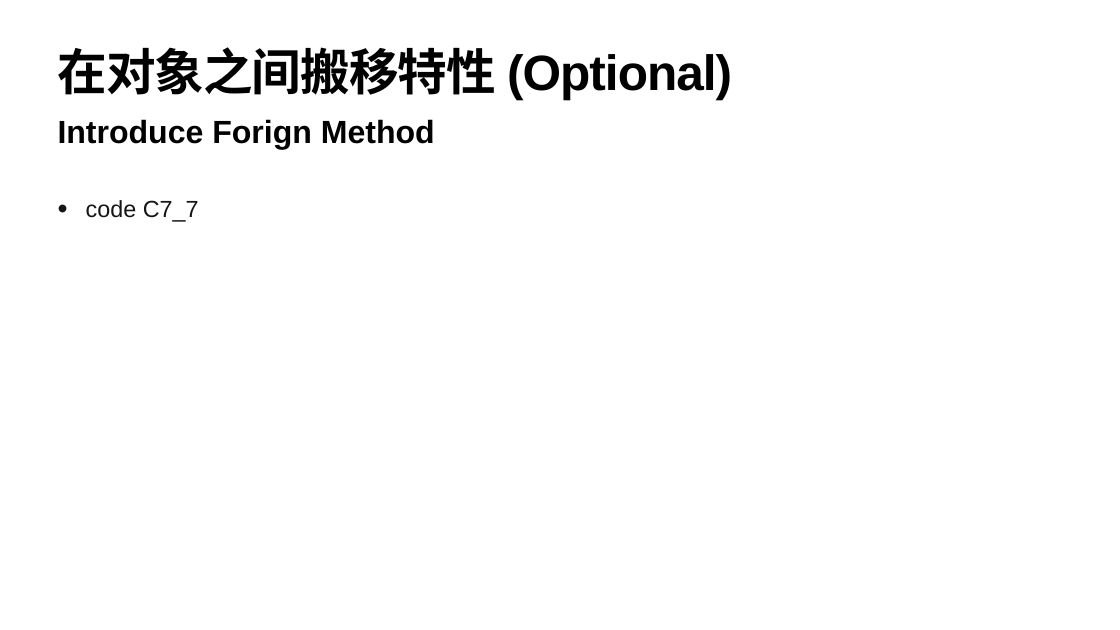
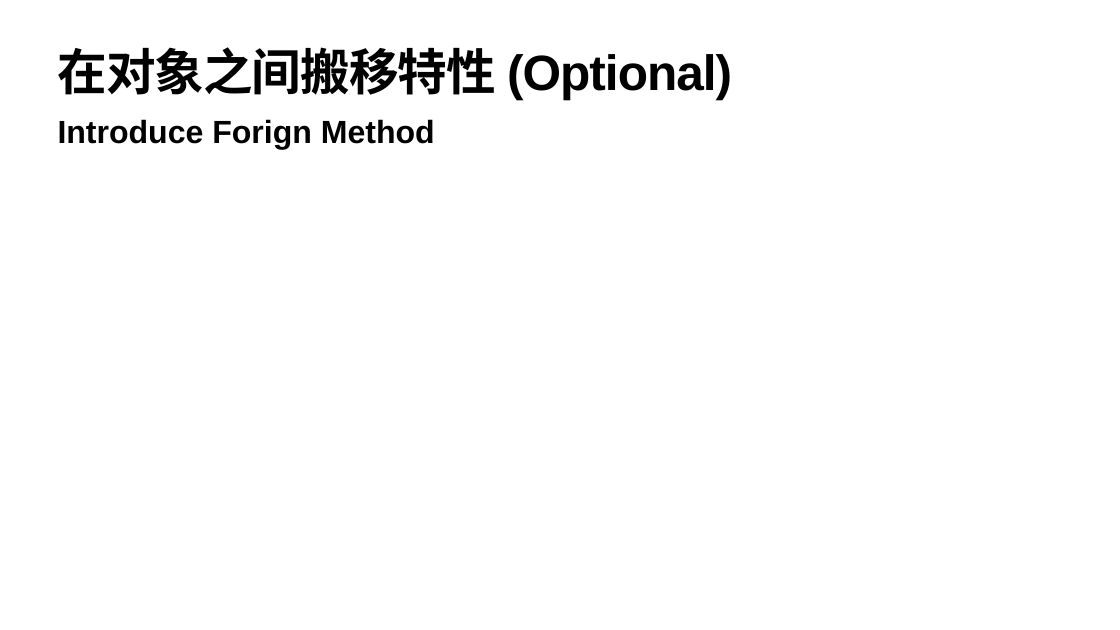
Before and after one commit to YingVickyCao/YingVickyCao.github.io, a slide deck: slide 21 of books/Refactoring/session/Refactoring_2.pptx. Drawn at 1120x630 pixels with LibreOffice and Linux fonts; fonts in the diff are those of the drawing. Boxes give left, top, right and bottom in pixels: in the first picture for what was removed or moved away, otherwise in the second. Text is boxed around its words. In the diff, an @@ line names an element or a change of style, - is before the commit and + after.

```diff
--- a/books/Refactoring/session/Refactoring_2.pptx
+++ b/books/Refactoring/session/Refactoring_2.pptx
@@ text removed at [86, 200, 199, 222] @@
-• code C7_7
```
Also in this commit, not shown: 3 other slides changed, 1 other file.
